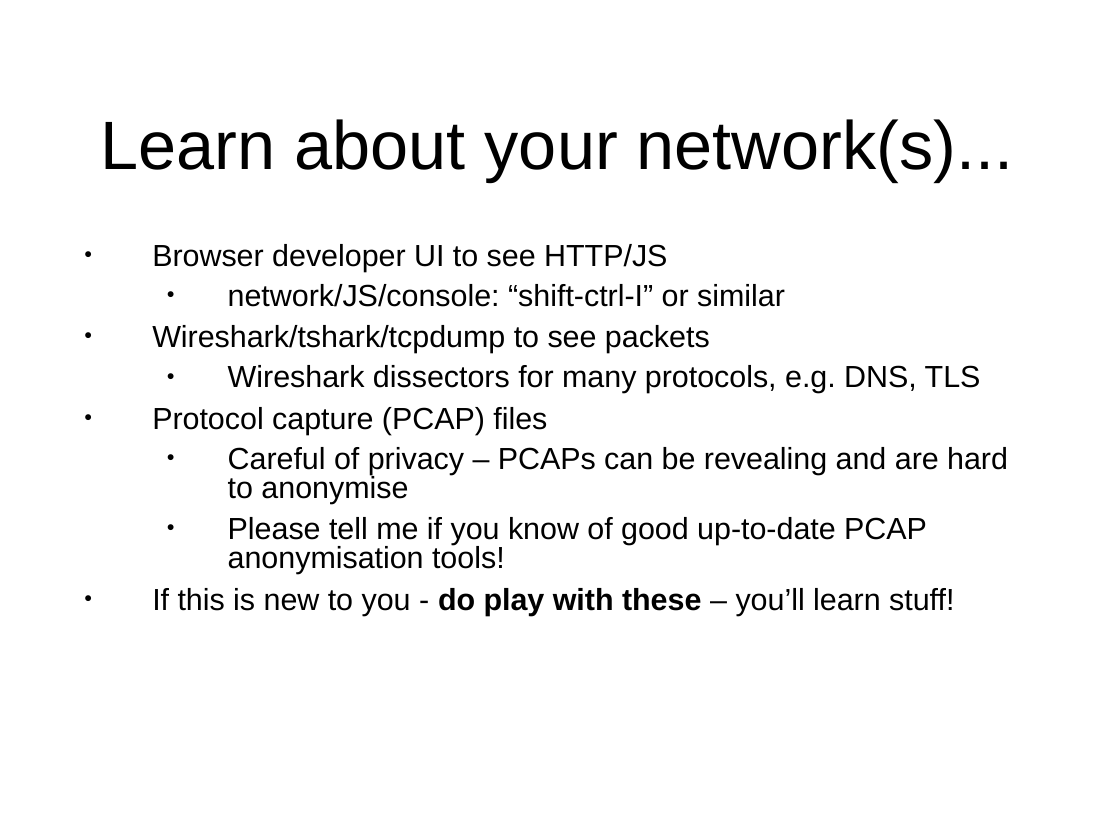
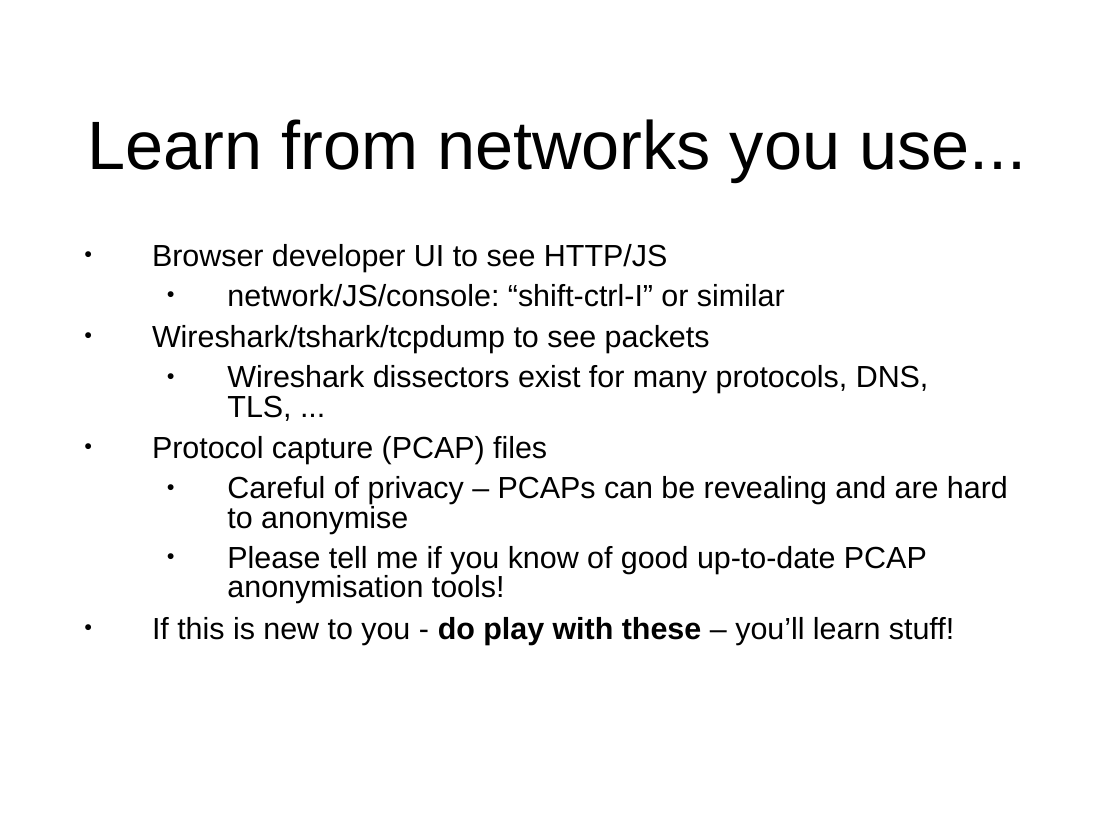
Before and after one commit to sftcd/cs7053, a slide deck: slide 36 of 2016lectures/02-concepts.ppt (slide 34 before the commit). Drawn at 1120x840 pixels with LibreOffice and Linux fonts; fonts in the diff are those of the drawing. Boxes give left, top, right and bottom in pixels: in the first picture for what was removed or moved away, otherwise in the second. Text is boxed around its words. In the diff, an @@ line names an element or a change of style, - is before the commit and + after.

```diff
--- a/2016lectures/02-concepts.ppt
+++ b/2016lectures/02-concepts.ppt
@@ title at bbox=[87, 119, 1026, 182]: text changed @@
-Learn about your network(s)...
+Learn from networks you use...
@@ text at bbox=[152, 244, 1008, 645]: indent changed @@
@@ text at bbox=[227, 365, 929, 421]: text changed @@
-  ● Wireshark dissectors for many protocols, e.g. DNS, TLS
+  ● Wireshark dissectors exist for many protocols, DNS, TLS, ...
```
Also in this commit, not shown: 26 other slides changed, 2 slides added, 3 other files.
